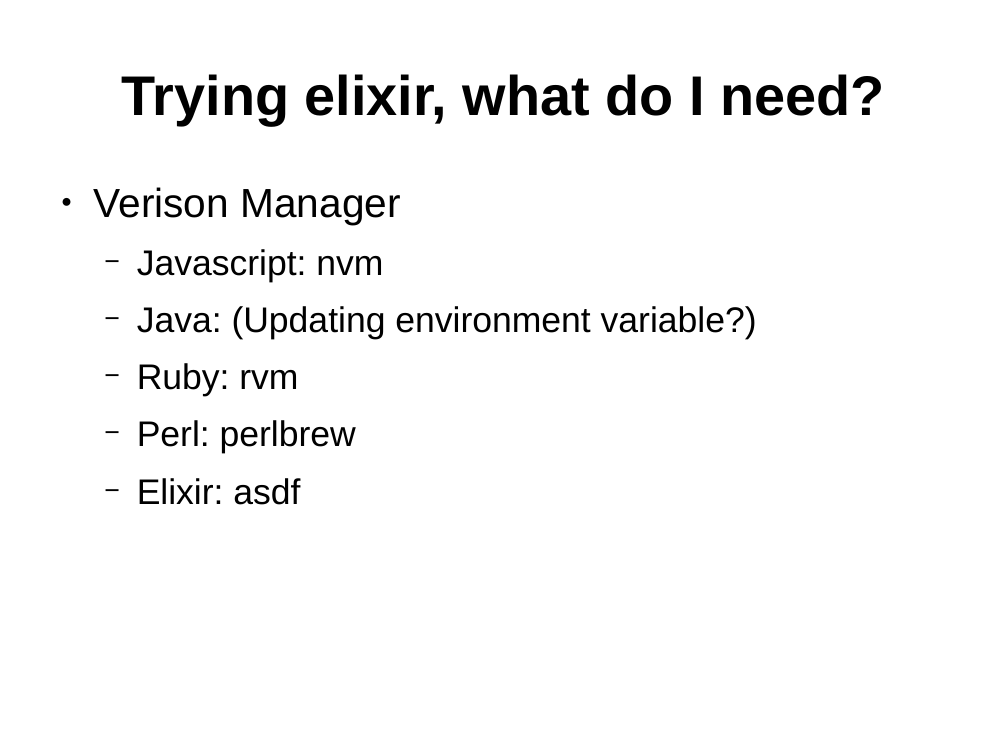
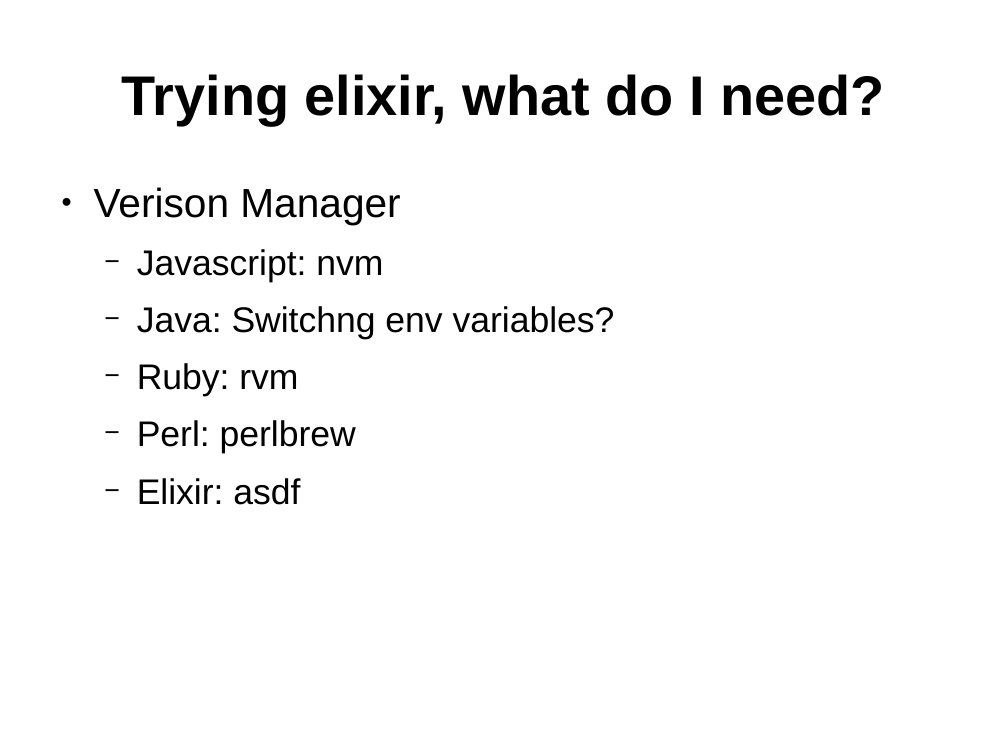
Before and after one commit to ramortegui/talks, a slide deck: slide 11 of porting-perl-package-to-elixir.odp (slide 12 before the commit). Drawn at 1008x756 pixels with LibreOffice and Linux fonts; fonts in the diff are those of the drawing. Boxes give left, top, right and bottom in pixels: in the first picture for what was removed or moved away, otherwise in the second. Text is boxed around its words. In the diff, an @@ line names an element or a change of style, - is before the commit and + after.

```diff
--- a/porting-perl-package-to-elixir.odp
+++ b/porting-perl-package-to-elixir.odp
@@ text at [137,306,615,340]: text changed @@
-  − Java: (Updating environment variable?)
+  − Java: Switchng env variables?
```
Also in this commit, not shown: 10 other slides changed, 1 slide added, 2 slides removed.
